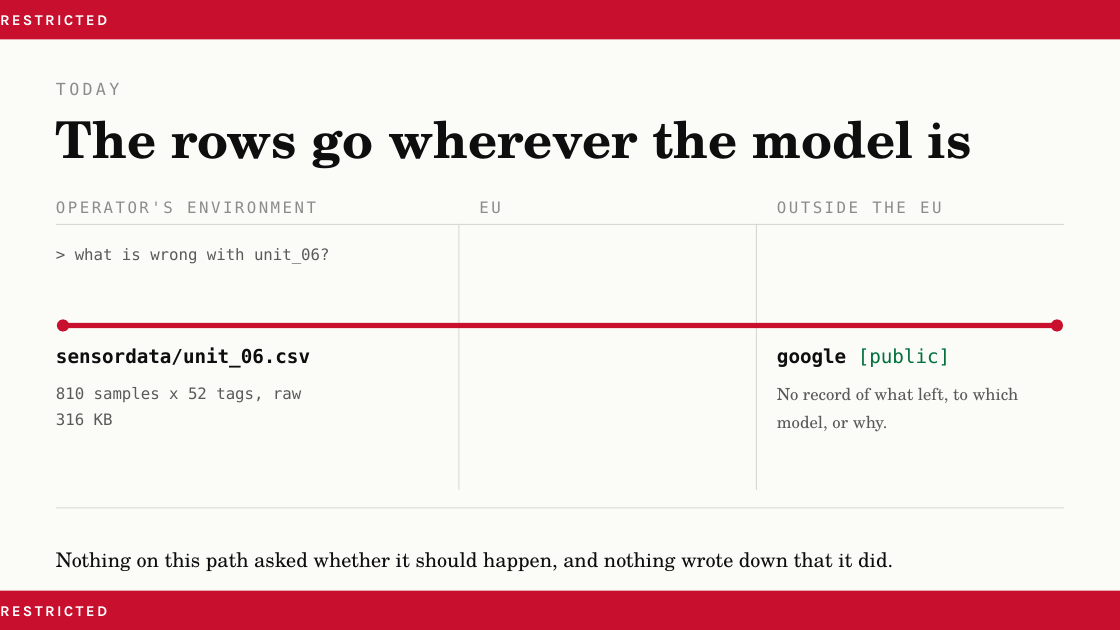
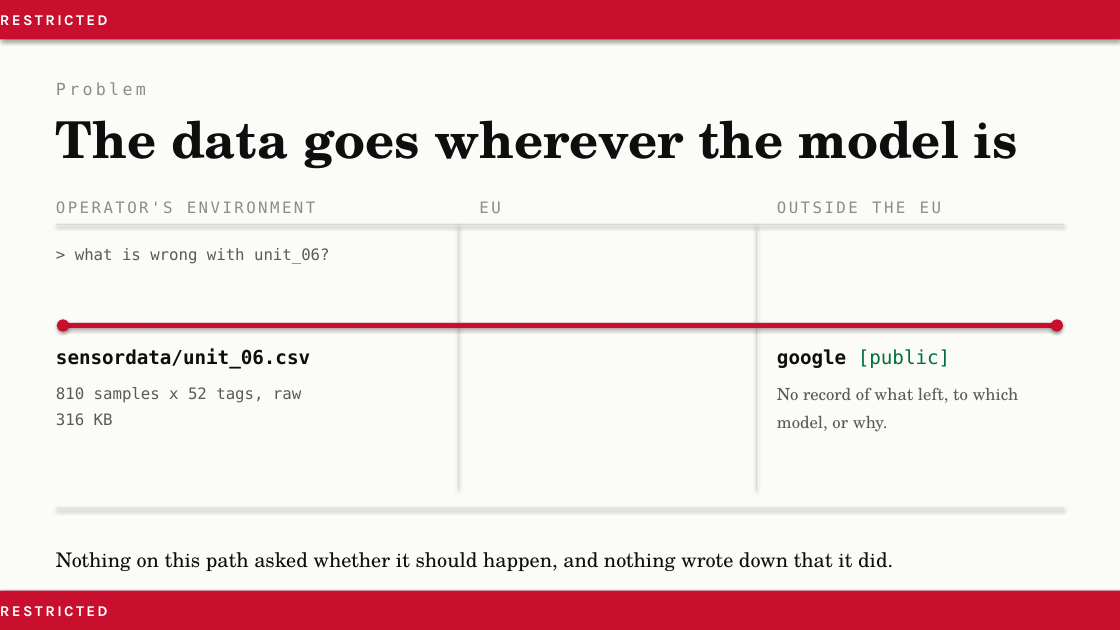
Before and after one commit to AJBogo9/aaltoai-hackathon-2026, a slide deck: slide 3 of demo/Norrin_Pitch.pptx (slide 2 before the commit). Drawn at 1120x630 pixels with LibreOffice and Linux fonts; fonts in the diff are those of the drawing. Boxes give left, top, right and bottom in pixels: in the first picture for what was removed or moved away, otherwise in the second. Text is boxed around its words. In the diff, an @@ line names an element or a change of style, - is before the commit and + after.

Commit message:
Cut the deck to six slides for the stage, and re-export the PDF
Hand-edited in LibreOffice: a screenshot title, an "Introducing" slide,
the problem and solution maps, the rule, and a "Demo" card. The stakes,
live, evidence and team slides are gone. scripts/build_deck.py no longer
reproduces this file.

```diff
--- a/demo/Norrin_Pitch.pptx
+++ b/demo/Norrin_Pitch.pptx
@@ text removed at (56, 83, 119, 95) @@
-TODAY
@@ text added at (56, 82, 146, 95), 14.3 pt, text #8C8C8C @@
+Problem
@@ text at (56, 120, 1017, 169): text changed @@
-The rows go wherever the model is
+The data goes wherever the model is
@@ text "OPERATOR'S ENVIRONMENT" at (56, 201, 315, 213): letter spacing 2.2 to 2.1 pt @@
@@ text "OUTSIDE THE EU" at (777, 201, 941, 213): letter spacing 2.2 to 2.1 pt @@
@@ text "No record of what left, ..." at (777, 388, 1019, 432): size 14.2 to 14.3 pt @@
@@ shadow on in 10 elements at (0, 0, 1120, 630), (0, 0, 1120, 39), (0, 591, 1120, 630), (56, 224, 1065, 225), (459, 224, 460, 491), (756, 224, 757, 491), (63, 323, 1057, 328), (57, 319, 70, 332), (1051, 319, 1064, 332), (56, 507, 1065, 508) @@
```
Also in this commit, not shown: 2 other slides changed, 3 slides added, 4 slides removed, 1 other file.
